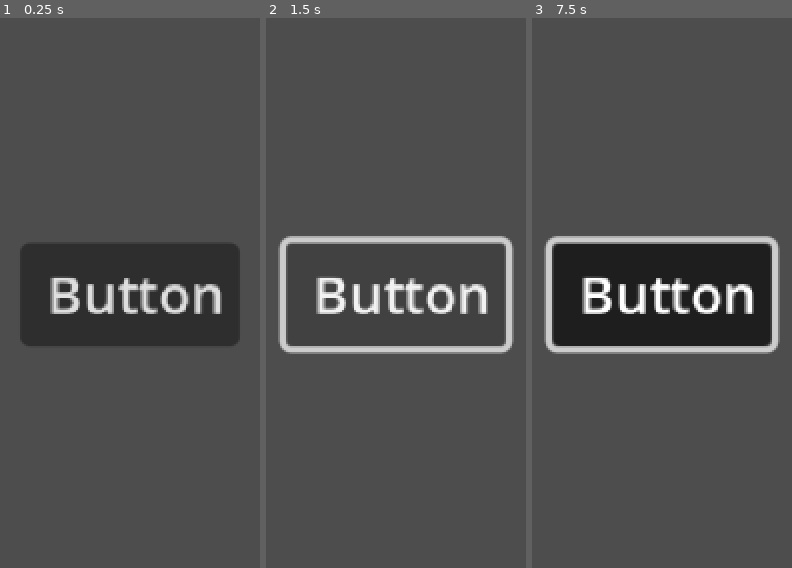
Above: before the commit, frames 1-3 (left to right).
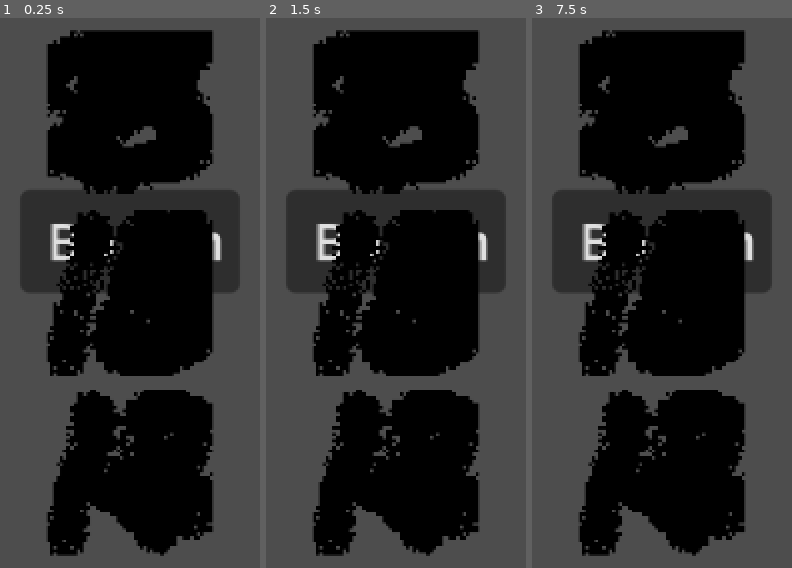
Above: after the commit, the same moments.

Repository: minwyy/sat-lot
Game: Godot game, scene res://scenes/SpinDemo.tscn
Same seed, same stepped clock (60 frames per second), same inputs: the game is played once before the commit and once after it. This scene is started directly instead of the project's main scene.
Inputs (mouse positions are in pixels of both pictures, inside the frame that each line leads up to):
- Up to frame 1 (0.25 s): no input
- Up to frame 2 (1.5 s): click "Button" at 0.5 s; click "Button" at 1.25 s
- Up to frame 3 (7.5 s): click "Button" at 2 s; tap Enter at 2.75, 4.25, 5.75 s; move the mouse to (outside the picture) at 2.77 s; press the mouse at (outside the picture) at 2.78 s; tap Space at 3.5, 5, 6.5 s; move the mouse to (outside the picture) at 3.52 s; release the mouse at (outside the picture) at 3.53 s; click (outside the picture) at 3.6 s; move the mouse to (outside the picture) at 4.27 s; press the mouse at (outside the picture) at 4.28 s; move the mouse to (581, 474) at 5.02 s; release the mouse at (581, 474) at 5.03 s; click (581, 474) at 5.1 s; move the mouse to (outside the picture) at 5.77 s; press the mouse at (outside the picture) at 5.78 s; move the mouse to (outside the picture) at 6.52 s; release the mouse at (outside the picture) at 6.53 s; click (outside the picture) at 6.6 s; move the mouse to (742, 293) at 7.27 s; press the mouse at (742, 293) at 7.28 s

The runs differ from the first frame. In frame 1, 56% of the frame differs, in the area x 7-93%, y 2-98%; in frame 2, 55%; in frame 3, 57%, in the area x 4-96%, y 2-98%.
Error before the commit: Parse Error: Unexpected identifier "onready" in class body. (res://scenes/SpinDemo.tscn::GDScript_e1ar6:14)

Commit message:
mechanism working

Diff:
--- a/GlobalSignals.gd
+++ b/GlobalSignals.gd
@@ -1,3 +1,4 @@
 extends Node
 
 signal UpdateInventory
+#signal SpinButtonPressed
--- /dev/null
+++ b/NumbersInventory.gd
@@ -0,0 +1,5 @@
+extends Resource
+
+class_name NumbersInventory
+
+@export  var number_data: Array[Number]
--- /dev/null
+++ b/NumbersInventory1.tres
@@ -0,0 +1,9 @@
+[gd_resource type="Resource" script_class="NumbersInventory" load_steps=3 format=3 uid="uid://cqmgvamxosgby"]
+
+[ext_resource type="Script" uid="uid://bg8mfo08qsl60" path="res://Number.gd" id="1_8lrwe"]
+[ext_resource type="Script" uid="uid://g026i7svvhsm" path="res://NumbersInventory.gd" id="2_ecdr7"]
+
+[resource]
+script = ExtResource("2_ecdr7")
+number_data = Array[ExtResource("1_8lrwe")]([])
+metadata/_custom_type_script = "uid://g026i7svvhsm"
--- /dev/null
+++ b/Reel.gd
@@ -0,0 +1,50 @@
+extends Node2D
+
+var symbol_scene = preload("res://scenes/Symbol.tscn")
+@onready var symbols_container = $SymbolsContainer
+
+func populate_reel(number_inventory_data, num_symbols):
+	for i in range(num_symbols):
+		var new_symbol = symbol_scene.instantiate()
+		symbols_container.add_child(new_symbol)
+		var random_symbol_texture = number_inventory_data[randi() % number_inventory_data.size()].item_texture
+		new_symbol.texture = random_symbol_texture
+
+#@onready var tween = $Tween
+
+func spin(numbers_inventory_data):
+	# 1. Create a new Tween
+	var tween = create_tween()
+
+	# 2. Set up spin properties
+	var spin_duration = 1.0  # Total duration of the spin
+	var blur_reps = 5      # How many times the reel will loop to create a blur effect
+	var symbol_height = symbols_container.get_child(0).get_size().y
+	var reel_height = symbol_height * symbols_container.get_child_count()
+
+	# 3. Animate the blur effect
+	# We loop multiple times, moving the container down its full height each time
+	for i in range(blur_reps):
+		tween.tween_property(symbols_container, "position:y", reel_height, spin_duration / blur_reps)
+		tween.tween_callback(func(): symbols_container.position.y = 0) # Reset position instantly for the next loop
+
+	# 4. Animate the final stop
+	# After the blur, we do one final spin that lands on the result
+	tween.tween_callback(func(): randomize_symbols(numbers_inventory_data)) # Change symbols before the final spin
+	tween.tween_property(symbols_container, "position:y", reel_height, spin_duration).from(0).set_trans(Tween.TRANS_ELASTIC).set_ease(Tween.EASE_OUT)
+
+	# 5. Wait for the tween to finish and emit the signal
+	await tween.finished
+
+	# Reset position after the final spin
+	symbols_container.position.y = 0
+
+	emit_signal("stopped")
+
+func randomize_symbols(numbers_inventory_data):
+	#print(numbers_inventory_data[0].item_name)
+	print("generating new numbers")
+	for symbol in symbols_container.get_children():
+		var random_symbol = numbers_inventory_data[randi() % numbers_inventory_data.size()]
+		symbol.texture = random_symbol.item_texture
+		print(random_symbol.item_name)
--- /dev/null
+++ b/SpinDemo.gd
@@ -0,0 +1,33 @@
+extends Control
+
+const NUM_REELS = 3
+const NUM_SYMBOLS_PER_REEL = 3
+
+var reel_scene = preload("res://scenes/Reel.tscn")
+var numbers_inventory = preload("res://NumbersInventory1.tres")
+
+
+@onready var reels_container = $ReelsContainer
+@onready var spin_button = $SpinButton
+
+func _ready() -> void:
+	randomize()
+	#Load the number inventory
+	for filePath in DirAccess.get_files_at("res://resources/"):
+		if filePath.get_extension() == "tres":
+			#print(filePath)
+			numbers_inventory.number_data.append(load("res://resources/"+filePath))
+
+	for i in range(NUM_REELS):
+		var new_reel = reel_scene.instantiate()
+		reels_container.add_child(new_reel)
+		new_reel.populate_reel(numbers_inventory.number_data, NUM_SYMBOLS_PER_REEL)
+	spin_button.pressed.connect(start_spin_process)
+
+#func connect_signals() -> void:
+	#GlobalSignals.SpinButtonPressed.connect(start_spin_process);
+
+func start_spin_process() -> void:
+	print("button pressed")
+	for reel in reels_container.get_children():
+		reel.spin(numbers_inventory.number_data)
--- /dev/null
+++ b/scenes/Reel.tscn
@@ -0,0 +1,20 @@
+[gd_scene load_steps=2 format=3 uid="uid://da18ilhujxrm4"]
+
+[ext_resource type="Script" uid="uid://dcybhqyit06ts" path="res://Reel.gd" id="1_tlb7y"]
+
+[node name="Reel" type="Node2D"]
+script = ExtResource("1_tlb7y")
+
+[node name="SymbolsContainer" type="VBoxContainer" parent="."]
+unique_name_in_owner = true
+anchors_preset = 8
+anchor_left = 0.5
+anchor_top = 0.5
+anchor_right = 0.5
+anchor_bottom = 0.5
+offset_left = -20.0
+offset_top = -20.0
+offset_right = 20.0
+offset_bottom = 20.0
+grow_horizontal = 2
+grow_vertical = 2
--- a/scenes/SpinDemo.tscn
+++ b/scenes/SpinDemo.tscn
@@ -1,52 +1,43 @@
 [gd_scene load_steps=3 format=3 uid="uid://cj2wlautlqoa2"]
 
-[sub_resource type="GDScript" id="GDScript_e1ar6"]
-script/source = "extends Control
-
-const NUM_REELS = 3
-const NUM_SYMBOLS_PER_REEL = 3
-
-var reel_scene = preload(\"res://Reel.tscn\")
-var symbols = [
-	preload(\"res://symbols/symbol1.png\"),
-	preload(\"res://symbols/symbol2.png\"),
-	preload(\"res://symbols/symbol3.png\"),
-	# Add more symbols as needed
-]
-
-onready var reels_container = $ReelsContainer
-
-func _ready():
-	randomize()
-	for i in range(NUM_REELS):
-		var new_reel = reel_scene.instance()
-		reels_container.add_child(new_reel)
-		new_reel.populate_reel(symbols, NUM_SYMBOLS_PER_REEL)
-"
+[ext_resource type="Script" uid="uid://cxr4frkr5wqc1" path="res://SpinDemo.gd" id="1_x7ani"]
 
 [sub_resource type="ViewportTexture" id="ViewportTexture_e1ar6"]
 
-[node name="Control" type="Control"]
+[node name="SpinDemo" type="Control"]
 layout_mode = 3
-anchors_preset = 15
-anchor_right = 1.0
-anchor_bottom = 1.0
-grow_horizontal = 2
-grow_vertical = 2
-script = SubResource("GDScript_e1ar6")
-
-[node name="Button" type="Button" parent="."]
-layout_mode = 1
 anchors_preset = 8
 anchor_left = 0.5
 anchor_top = 0.5
 anchor_right = 0.5
 anchor_bottom = 0.5
-offset_left = -4.0
-offset_top = -4.0
-offset_right = 4.0
-offset_bottom = 4.0
 grow_horizontal = 2
 grow_vertical = 2
+size_flags_horizontal = 4
+script = ExtResource("1_x7ani")
+
+[node name="SpinButton" type="Button" parent="."]
+unique_name_in_owner = true
+layout_mode = 1
+anchors_preset = 7
+anchor_left = 0.5
+anchor_top = 1.0
+anchor_right = 0.5
+anchor_bottom = 1.0
+offset_left = -33.0
+offset_top = -31.0
+offset_right = 33.0
+grow_horizontal = 2
+grow_vertical = 0
 text = "Button"
 icon = SubResource("ViewportTexture_e1ar6")
+
+[node name="ReelsContainer" type="HBoxContainer" parent="."]
+unique_name_in_owner = true
+layout_mode = 1
+anchors_preset = 5
+anchor_left = 0.5
+anchor_right = 0.5
+grow_horizontal = 2
+size_flags_horizontal = 4
+size_flags_vertical = 4
--- /dev/null
+++ b/scenes/Symbol.tscn
@@ -0,0 +1,7 @@
+[gd_scene format=3 uid="uid://v4p2m57l8px8"]
+
+[node name="Symbol" type="TextureRect"]
+offset_right = 40.0
+offset_bottom = 40.0
+size_flags_horizontal = 4
+size_flags_vertical = 4
Not shown, added: NumbersInventory.gd.uid
Not shown, added: Reel.gd.uid
Not shown, added: SpinDemo.gd.uid
